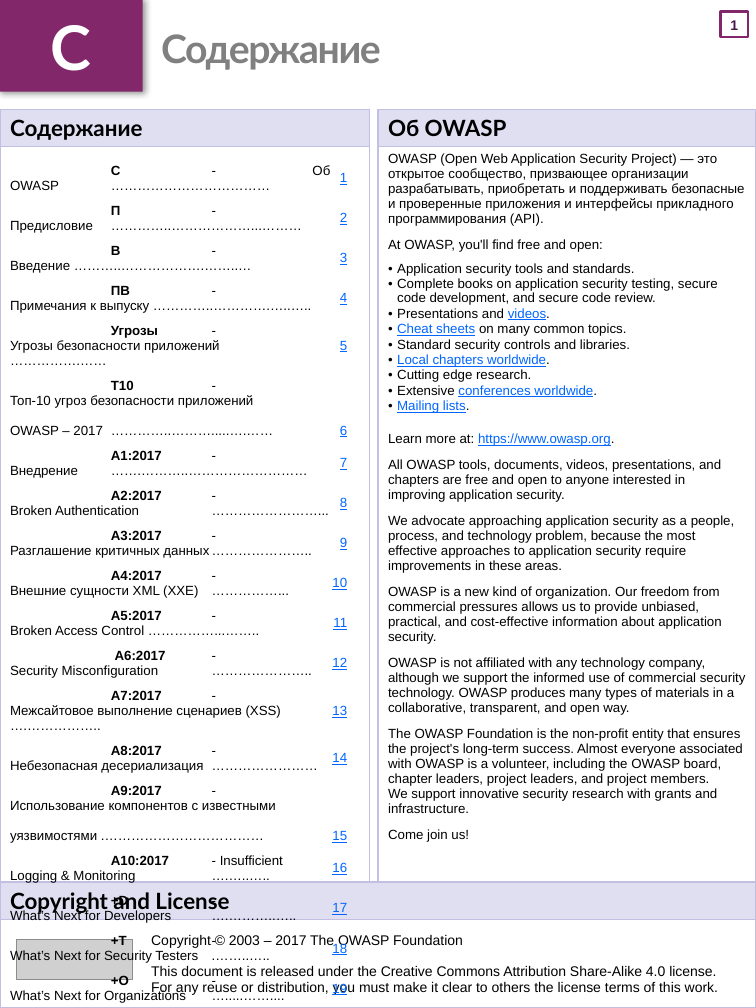
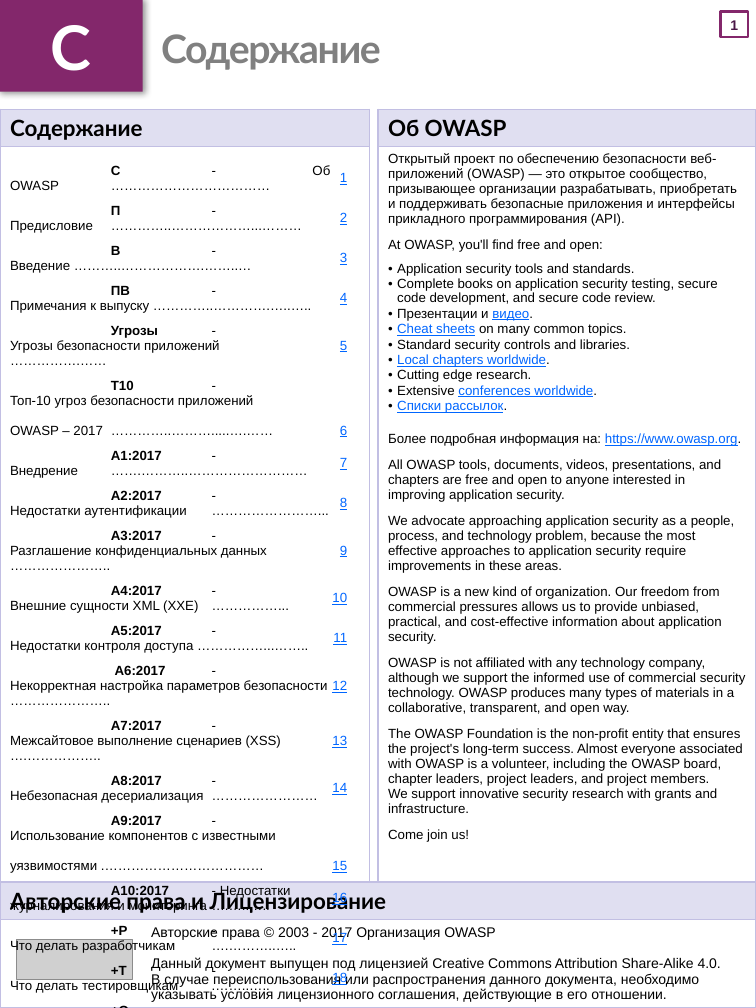
Before and after one commit to OWASP/Top10, a slide deck: slide 2 of 2017/OWASP Top 10-2017 (ru).pptx. Drawn at 756x1008 pixels with LibreOffice and Linux fonts; fonts in the diff are those of the drawing; grey boxes stand for pictures. Boxes give left, top, right and bottom in pixels: in the first picture for what was removed or moved away, otherwise in the second. Text is boxed around its words. In the diff, an @@ line names an element or a change of style, - is before the commit and + after.

```diff
--- a/2017/OWASP Top 10-2017 (ru).pptx
+++ b/2017/OWASP Top 10-2017 (ru).pptx
@@ table at (x1=378, y1=109, x2=756, y2=881) @@
-row 2, column 1: OWASP (Open Web Application Security Project) — это открытое сообщество, призвающее организации разрабатывать, приобретать и поддерживать безопасные и проверенные приложения и интерфейсы прикладного программирования (API). / At OWASP, you'll find free and open: / Application security tools and standards. / Complete books on application security testing, secure code development, and secure code review. / Presentations and videos. / Cheat sheets on many common topics. / Standard security controls and libraries. / Local chapters worldwide. / Cutting edge research. / Extensive conferences worldwide. / Mailing lists. / Learn more at: https://www.owasp.org. / All OWASP tools, documents, videos, presentations, and chapters are free and open to anyone interested in improving application security. / We advocate approaching application security as a people, process, and technology problem, because the most effective approaches to application security require improvements in these areas. / OWASP is a new kind of organization. Our freedom from commercial pressures allows us to provide unbiased, practical, and cost-effective information about application security. / OWASP is not affiliated with any technology company, although we support the informed use of commercial security technology. OWASP produces many types of materials in a collaborative, transparent, and open way. / The OWASP Foundation is the non-profit entity that ensures the project's long-term success. Almost everyone associated with OWASP is a volunteer, including the OWASP board, chapter leaders, project leaders, and project members. We support innovative security research with grants and infrastructure. / Come join us!
+row 2, column 1: Открытый проект по обеспечению безопасности веб-приложений (OWASP) — это открытое сообщество, призывающее организации разрабатывать, приобретать и поддерживать безопасные приложения и интерфейсы прикладного программирования (API). / At OWASP, you'll find free and open: / Application security tools and standards. / Complete books on application security testing, secure code development, and secure code review. / Презентации и видео. / Cheat sheets on many common topics. / Standard security controls and libraries. / Local chapters worldwide. / Cutting edge research. / Extensive conferences worldwide. / Списки рассылок. / Более подробная информация на: https://www.owasp.org. / All OWASP tools, documents, videos, presentations, and chapters are free and open to anyone interested in improving application security. / We advocate approaching application security as a people, process, and technology problem, because the most effective approaches to application security require improvements in these areas. / OWASP is a new kind of organization. Our freedom from commercial pressures allows us to provide unbiased, practical, and cost-effective information about application security. / OWASP is not affiliated with any technology company, although we support the informed use of commercial security technology. OWASP produces many types of materials in a collaborative, transparent, and open way. / The OWASP Foundation is the non-profit entity that ensures the project's long-term success. Almost everyone associated with OWASP is a volunteer, including the OWASP board, chapter leaders, project leaders, and project members. We support innovative security research with grants and infrastructure. / Come join us!
@@ table at (x1=0, y1=158, x2=373, y2=997) @@
-row 8, column 1: A2:2017 - Broken Authentication ……………………...
+row 8, column 1: A2:2017 - Недостатки аутентификации ……………………...
-row 9, column 1: A3:2017 - Разглашение критичных данных …………………..
+row 9, column 1: A3:2017 - Разглашение конфиденциальных данных …………………..
-row 11, column 1: A5:2017 - Broken Access Control ……………...……..
+row 11, column 1: A5:2017 - Недостатки контроля доступа ……………...……..
-row 12, column 1: A6:2017 - Security Misconfiguration …………………..
+row 12, column 1: A6:2017 - Некорректная настройка параметров безопасности …………………..
-row 16, column 1: A10:2017 - Insufficient Logging & Monitoring ….…..…..
+row 16, column 1: A10:2017 - Недостатки журналирования и мониторинга ….…..…..
-row 17, column 1: +D - What’s Next for Developers ….………..…..
+row 17, column 1: +Р - Что делать разработчикам ….………..…..
-row 18, column 1: +T - What’s Next for Security Testers .……..…..
+row 18, column 1: +Т - Что делать тестировщикам .……..…..
-row 19, column 1: +O - What’s Next for Organizations ….....……....
+row 19, column 1: +О - Что делать организациям ….………..…..
-row 20, column 1: +A - What’s Next for Application Managers ......
+row 20, column 1: +М - Что делать менеджерам приложений ......
-row 21, column 1: +R - Note About Risks ……..…………………….
+row 21, column 1: +У - Об угрозах ……..…………………….
-row 22, column 1: +RF - Details About Risk Factors ……………..….
+row 22, column 1: +К - О категориях угроз ……………..….
-row 23, column 1: +DAT - Methodology and Data …..…………………
+row 23, column 1: +МД - Методология и данные …..…………………
-row 24, column 1: +ACK - Acknowledgements ………………..……….
+row 24, column 1: +Б - Благодарности ………………..……….
@@ table at (x1=0, y1=882, x2=756, y2=1008) @@
-row 1, column 1: Copyright and License
+row 1, column 1: Авторские права и Лицензирование
-row 2, column 1: Copyright © 2003 – 2017 The OWASP Foundation / This document is released under the Creative Commons Attribution Share-Alike 4.0 license. / For any reuse or distribution, you must make it clear to others the license terms of this work.
+row 2, column 1: Авторские права © 2003 - 2017 Организация OWASP / Данный документ выпущен под лицензией Creative Commons Attribution Share-Alike 4.0. / В случае переиспользования или распространения данного документа, необходимо указывать условия лицензионного соглашения, действующие в его отношении.
```
Also in this commit, not shown: 5 other slides changed.
